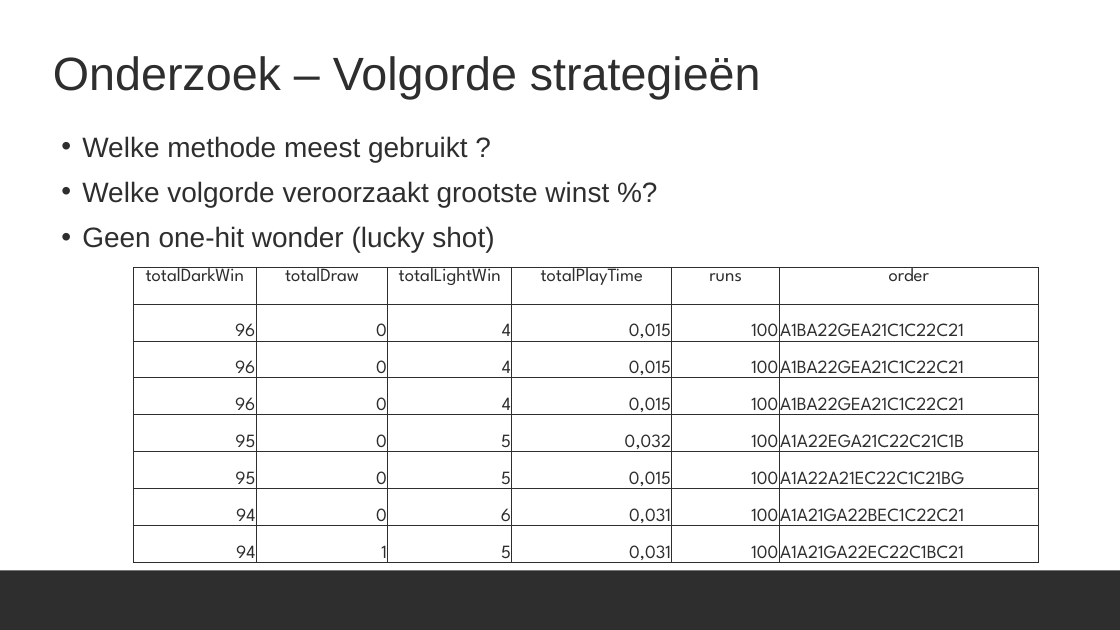
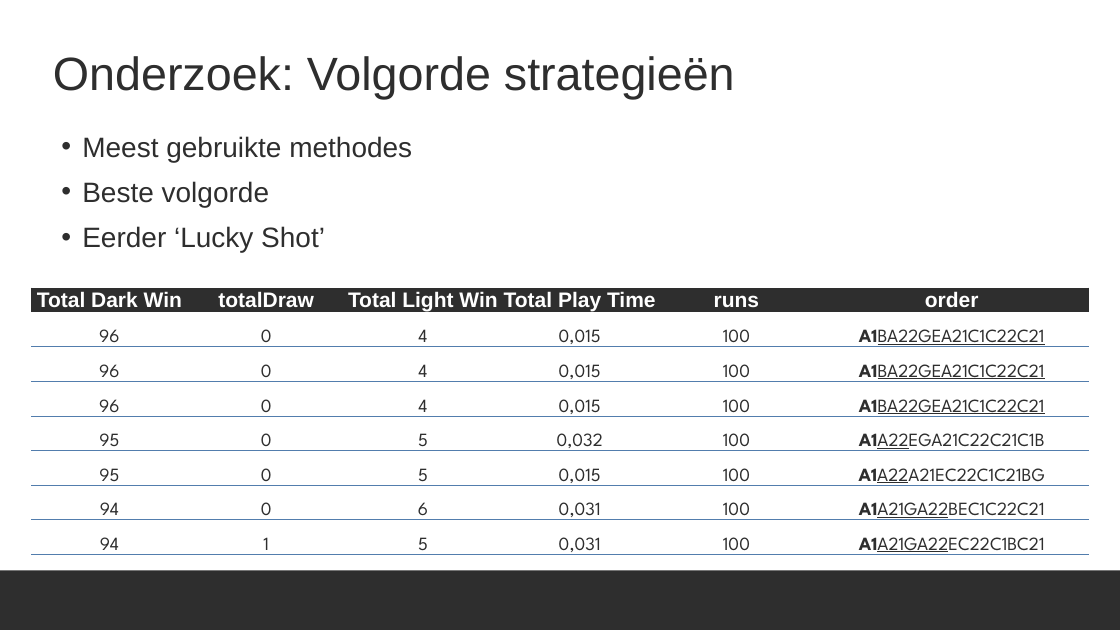
Before and after one commit to ro-per/PylosGamingBot, a slide deck: slide 9 of Presentation.pptx. Drawn at 1120x630 pixels with LibreOffice and Linux fonts; fonts in the diff are those of the drawing; background and template pictures are left out. Boxes give left, top, right and bottom in pixels: in the first picture for what was removed or moved away, otherwise in the second. Text is boxed around its words. In the diff, an @@ line names an element or a change of style, - is before the commit and + after.

Commit message:
ppt

```diff
--- a/Presentation.pptx
+++ b/Presentation.pptx
@@ title at (x1=53, y1=56, x2=735, y2=99): text changed @@
-Onderzoek – Volgorde strategieën
+Onderzoek: Volgorde strategieën
@@ text at (x1=82, y1=136, x2=412, y2=252): text changed @@
-• Welke methode meest gebruikt ?
-• Welke volgorde veroorzaakt grootste winst %?
-• Geen one-hit wonder (lucky shot)
+• Meest gebruikte methodes
+• Beste volgorde
+• Eerder ‘Lucky Shot’
@@ table at (x1=31, y1=288, x2=1091, y2=559) @@
-row 1: totalDarkWin | totalDraw | totalLightWin | totalPlayTime | runs | order
+row 1: Total Dark Win | totalDraw | Total Light Win | Total Play Time | runs | order
@@ size 16 to 18 pt, font League Spartan to Arial, text colour #2E2E2E to #FFFFFF in "totalDraw", "runs", "order" @@
@@ bold on in "totalDraw", "runs", "order", "A1BA22GEA21C1C22C21" and 6 more places @@
@@ underline on in "A1BA22GEA21C1C22C21", "A1BA22GEA21C1C22C21", "A1BA22GEA21C1C22C21", "A1A22EGA21C22C21C1B" and 3 more places @@
@@ alignment right to centre @@
@@ alignment left to centre @@
@@ borders changed @@
@@ table resized from (x1=134, y1=267, x2=1039, y2=567) to (x1=31, y1=288, x2=1091, y2=559) @@
```
Also in this commit, not shown: 2 other slides changed, 5 slides added.
